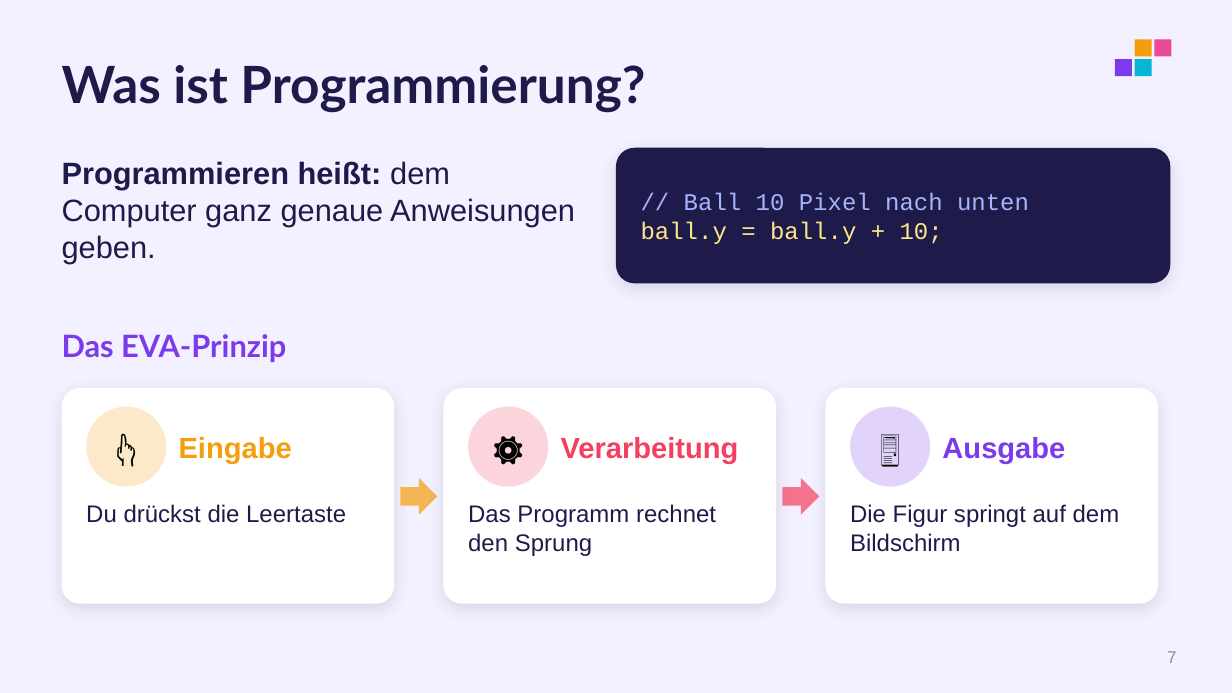
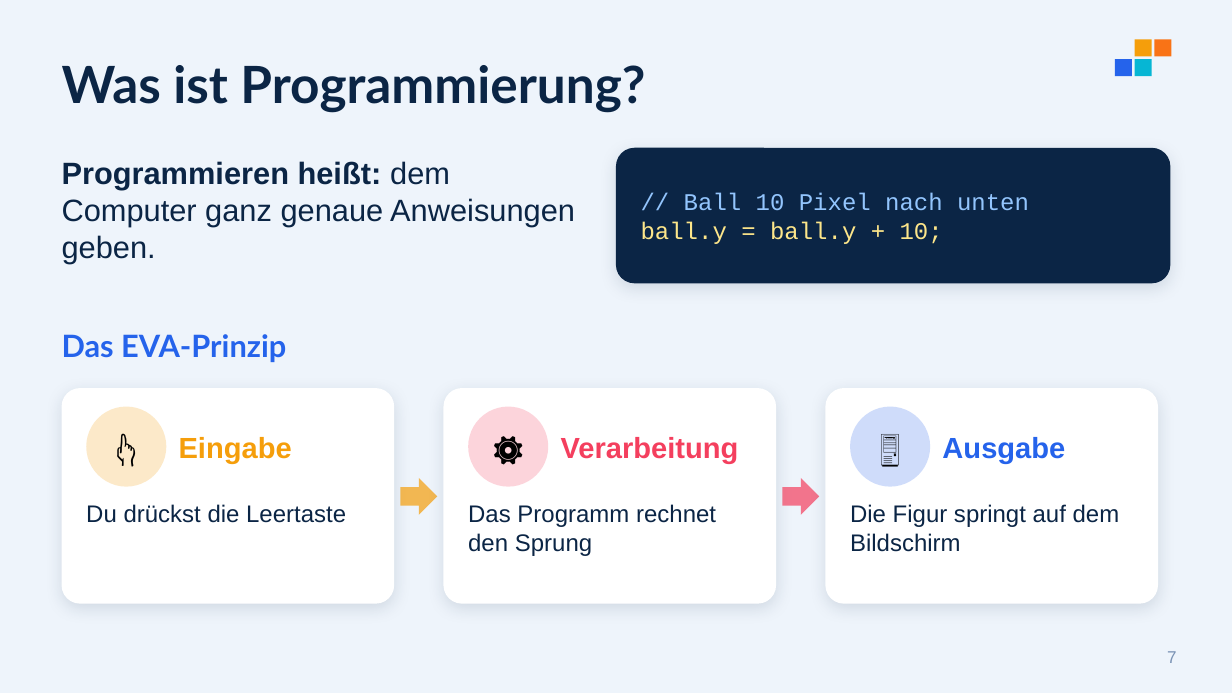
Before and after one commit to Robsbaer/monte26, a slide deck: slide 7 of Dokumente/Folien.pptx. Drawn at 1232x693 pixels with LibreOffice and Linux fonts; fonts in the diff are those of the drawing. Boxes give left, top, right and bottom in pixels: in the first picture for what was removed or moved away, otherwise in the second. Text is boxed around its words. In the diff, an @@ line names an element or a change of style, - is before the commit and + after.

```diff
--- a/Dokumente/Folien.pptx
+++ b/Dokumente/Folien.pptx
@@ background #F3F1FF to #EEF4FB @@
@@ rectangle at (1115, 59, 1132, 76): fill #7C3AED to #2563EB @@
@@ rectangle at (1154, 39, 1172, 57): fill #EC4899 to #F97316 @@
@@ rounded rectangle at (616, 148, 1170, 283): fill #1E1B4B to #0B2545; shadow changed @@
@@ text at (684, 193, 1029, 210): text colour #A5B4FC to #93C5FD in "// Ball 10 Pixel nach unten" @@
@@ text "Das EVA-Prinzip" at (62, 334, 286, 362): text colour #7C3AED to #2563EB @@
@@ shadow changed in 3 elements at (62, 388, 394, 604), (444, 388, 776, 604), (825, 388, 1158, 604) @@
@@ ellipse at (850, 407, 930, 487): fill #7C3AED at 22% opacity to #2563EB at 22% opacity @@
@@ text "Ausgabe" at (942, 437, 1065, 463): text colour #7C3AED to #2563EB @@
@@ text colour #1E1B4B to #0B2545 in 5 elements at (62, 65, 645, 113), (62, 161, 575, 264), (86, 504, 346, 523), (468, 504, 716, 556), (850, 504, 1120, 552) @@
@@ page number at (1167, 651, 1177, 663): text colour #8B87B8 to #7B93B5 @@
```
Also in this commit, not shown: 31 other slides changed, 7 other files.
